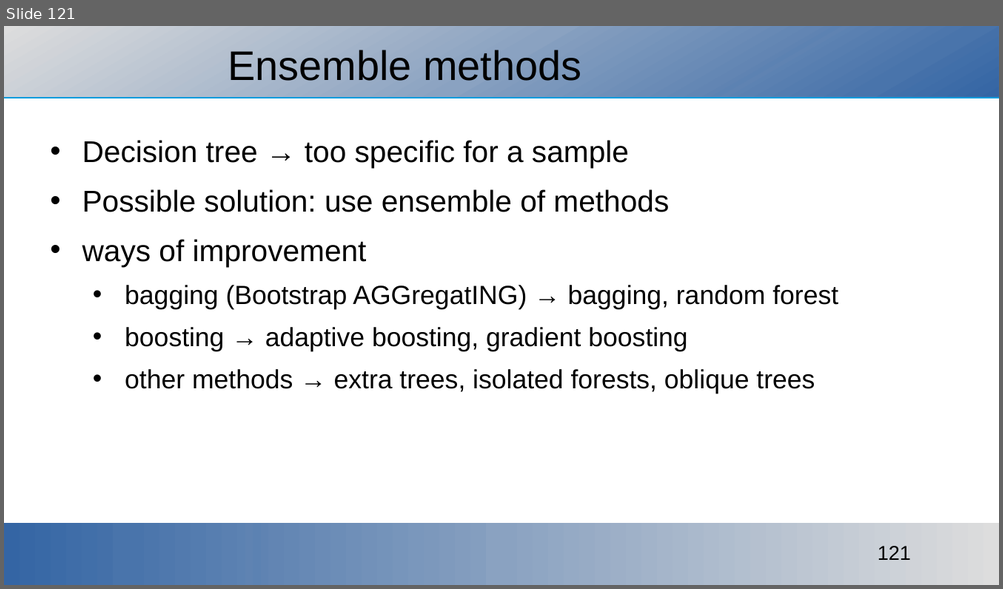
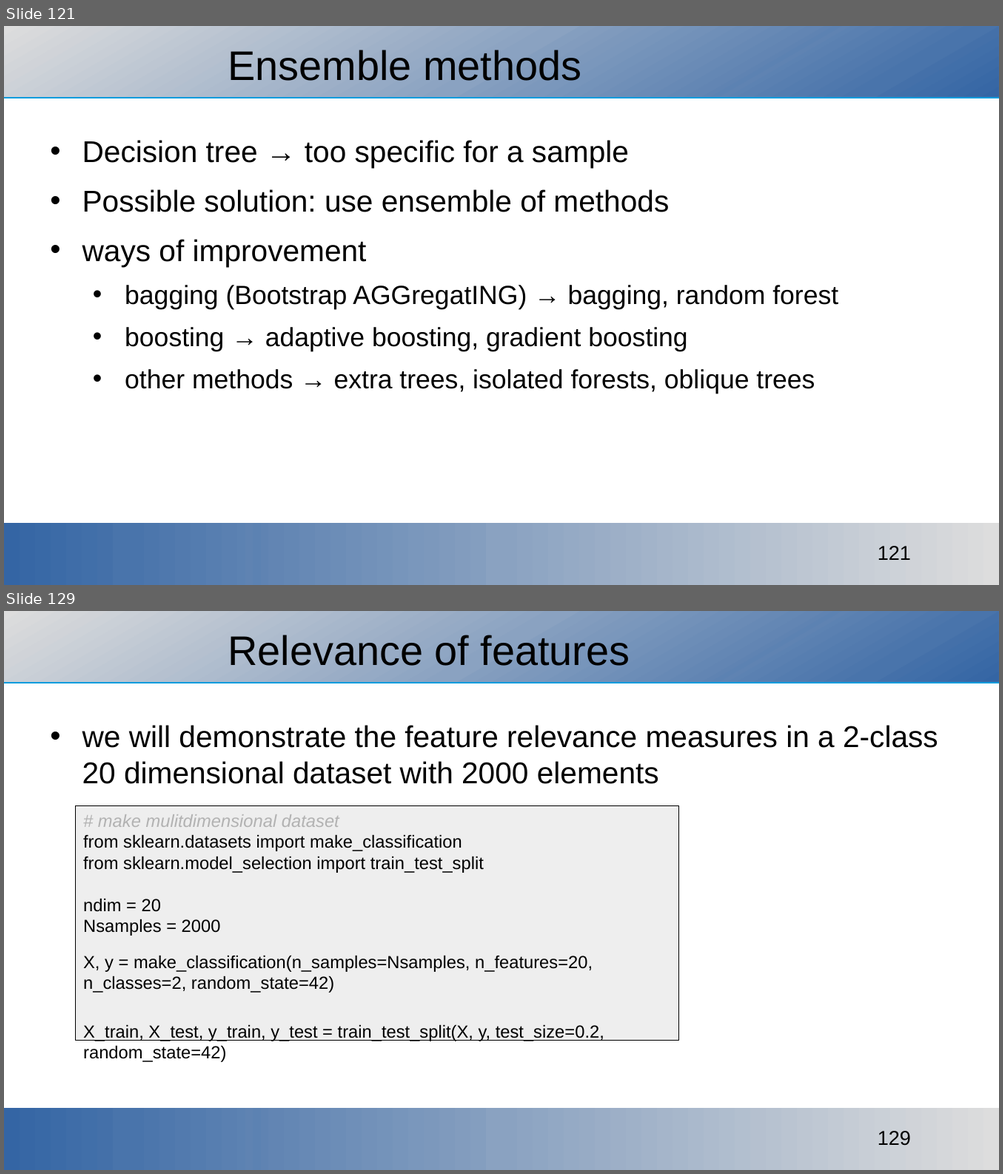
Before and after one commit to ajakovac/ML-in-Practice-I, a slide deck: ML in practice.odp. Shown one above the other, each under a label of ours: slide 121 before the commit, slides 121 and 129 after it; the slides between them are not shown. The pictures are 1003x589 and 1003x1174 pixels, drawn with LibreOffice and Linux fonts; fonts in the diff are those of the drawing; background and template pictures are left out. Boxes give left, top, right and bottom in pixels: in the first picture for what was removed or moved away, otherwise in the second. Text is boxed around its words. In the diff, an @@ line names an element or a change of style, - is before the commit and + after.

Commit message:
parameter relevance measures added

```diff
--- a/ML in practice.odp
+++ b/ML in practice.odp
@@ slide 129 added at (x1=4, y1=611, x2=999, y2=1170), background #FFFFFF; not listed: 3 template elements that a slide beside it also shows @@
@@ title added at (x1=227, y1=635, x2=630, y2=666), 33 pt, text #000000 @@
+Relevance of features
@@ text added at (x1=82, y1=725, x2=938, y2=784), 24 pt, text #000000 @@
+• we will demonstrate the feature relevance measures in a 2-class 20 dimensional dataset with 2000 elements
@@ rectangle added at (x1=75, y1=806, x2=679, y2=1041), fill #EEEEEE, outline #000000 0.51 pt, 14 pt, text #000000 @@
+# make mulitdimensional dataset
+from sklearn.datasets import make_classification
+from sklearn.model_selection import train_test_split
+ndim = 20
+Nsamples = 2000
+X, y = make_classification(n_samples=Nsamples, n_features=20, n_classes=2, random_state=42)
+X_train, X_test, y_train, y_test = train_test_split(X, y, test_size=0.2, random_state=42)
```
Also in this commit, not shown: 6 slides changed, 19 other slides added, 15 other files.
